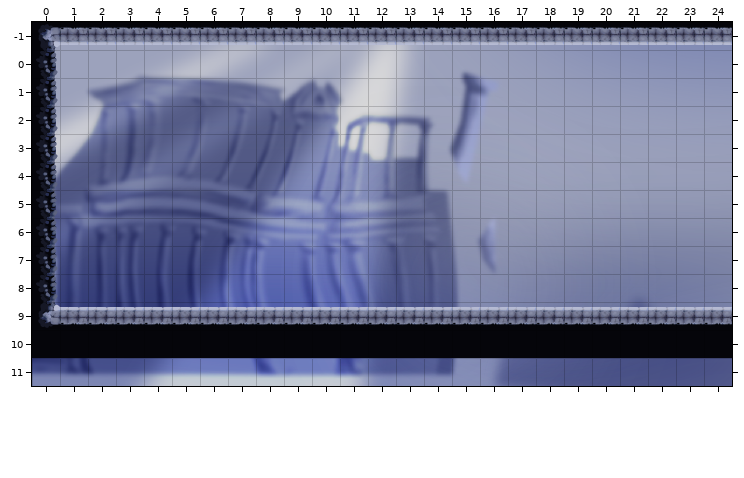
Two versions of a level (Tiled map, assets/maps/MapLvl2ZonaBoss.tmx). The picture above was drawn from the file before the commit.
Cells are 64x64 px. Shown: x 0..24, y -1..11. The old version is drawn lined up with the new one.
The result:
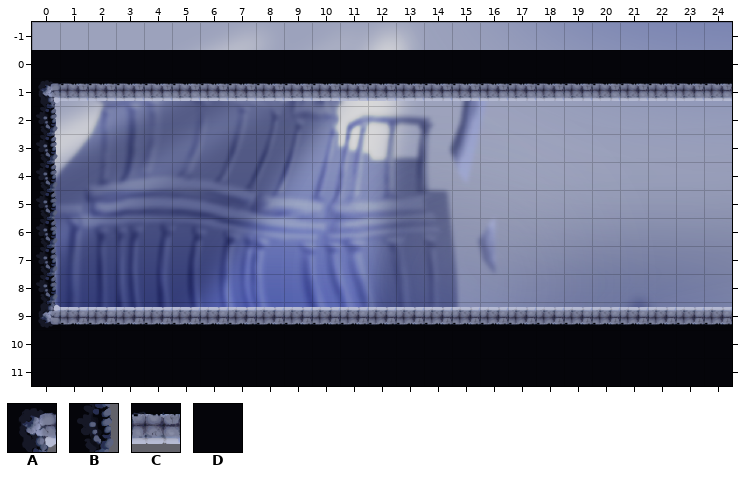
Key: from "Tileset": A 7, B 17, C 21, D 25.
_ is an empty cell, . an unchanged one.
Diff:
map size 48x12 -> 25x12 cells (old content now starts at -23,-1; both pictures use the new coordinates)
--- layer "Map"
@@ x 0..24 @@
--1 ACCCCCCCCCCCCCCCCCCCCCCCC
- 0 B________________________
- 1 B________________________
+-1 _________________________
+ 0 DDDDDDDDDDDDDDDDDDDDDDDDD
+ 1 ACCCCCCCCCCCCCCCCCCCCCCCC
@@ x 0..24 @@
-11 _________________________
+11 DDDDDDDDDDDDDDDDDDDDDDDDD
Changed places in both pictures, as pixel boxes (x1, y1, x2, y2):
changed: (32, 22, 732, 106)
added: (32, 358, 732, 386)
